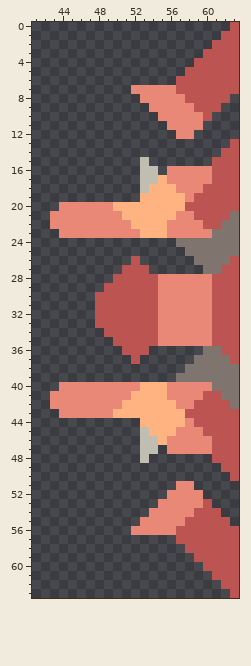
A pixel-art sprite gets an edit: assets/sprites/blocks/crafting/heat-exchanger/8a-heat-exchanger-top2.png. Above, as it was before the edit.
The file is 64x64 pixels. Shown: x 41..63, y 0..63.
Now the later version:
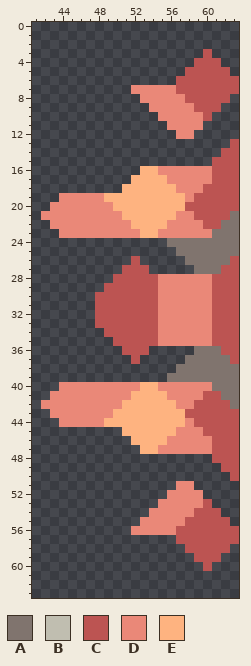
Palette (. is transparent): A #80746e  B #c0beb0  C #bc5452  D #ea8878  E #feb380
Difference:
y 0: x 63 C -> .
y 1: x 62..63 CC -> ..
y 2..3: x 61..63 CCC -> ...
y 4: x 62..63 CC -> ..
y 5: x 63 C -> .
y 15: x 53 B -> .
y 16: x 53..55 BB. -> EED
y 17: x 52..54 .BB -> EEE
y 18: x 51..53 ..B -> EEE
y 19: x 44..52 ......... -> DDDDDEEEE
y 20: x 43 . -> D
y 21: x 42 . -> D
y 23: x 55 E -> D
y 24: x 56 . -> A
y 25: x 57 . -> A
y 26: x 58 . -> A
y 27: x 59 . -> A
y 36: x 59 . -> A
y 37: x 58 . -> A
y 38: x 57 . -> A
y 39: x 56 . -> A
y 40: x 55 E -> D
y 42: x 42 . -> D
y 43: x 43 . -> D
y 44: x 44..52 ......... -> DDDDDEEEE
y 45: x 51..53 ..B -> EEE
y 46: x 52..54 .BB -> EEE
y 47: x 53..55 BB. -> EED
y 48: x 53 B -> .
y 58: x 63 C -> .
y 59: x 62..63 CC -> ..
y 60..61: x 61..63 CCC -> ...
y 62: x 62..63 CC -> ..
y 63: x 63 C -> .
Changed places in both pictures, as pixel boxes (x1, y1, x2, y2):
erased: (212, 22, 239, 76)
changed: (41, 157, 203, 274)
changed: (41, 346, 203, 463)
erased: (212, 544, 239, 598)
